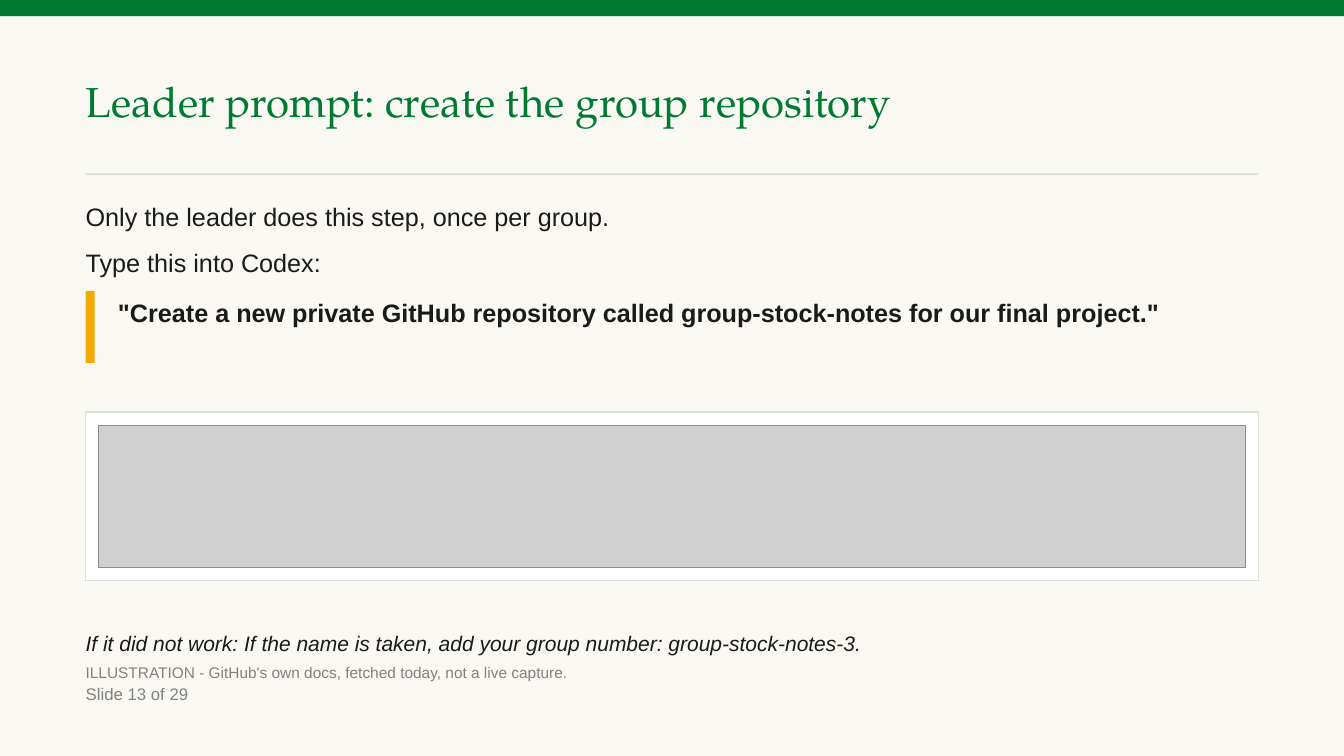
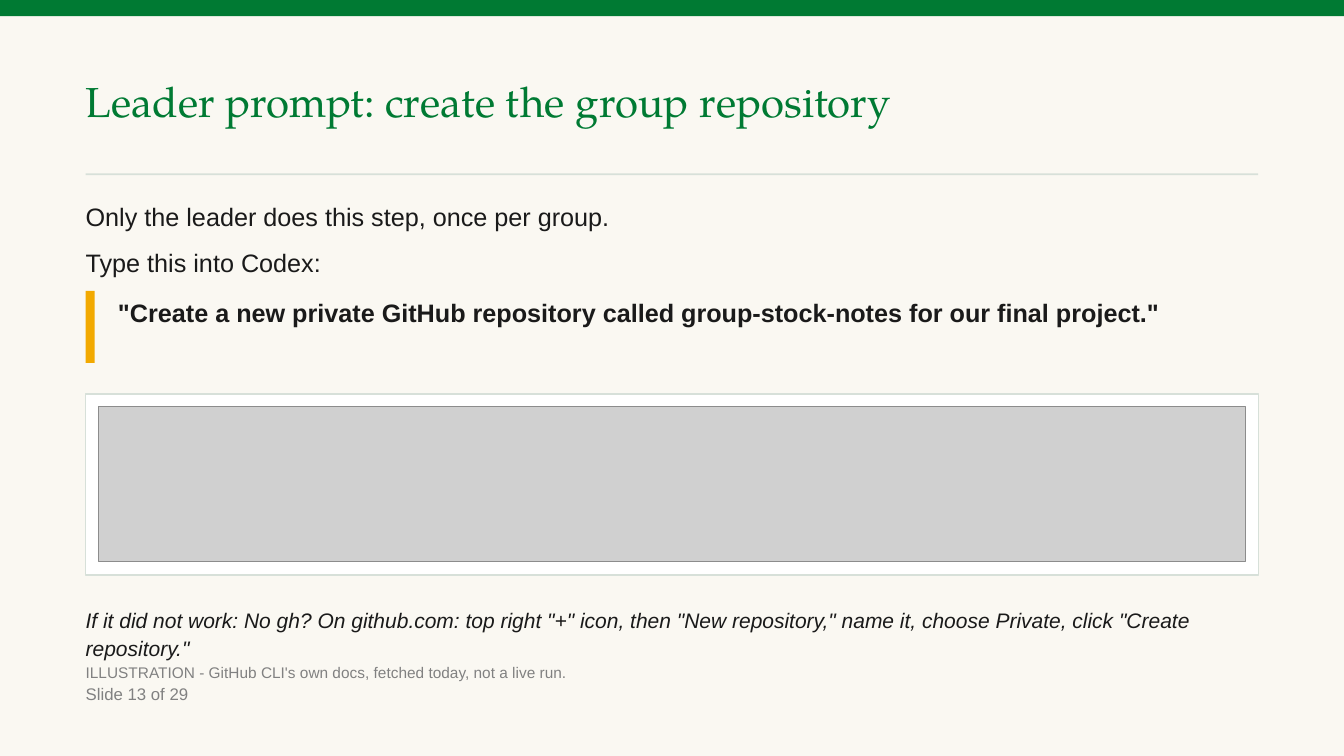
Before and after one commit to benjiesotelo-sudo/Telos_FIN1209, a slide deck: slide 14 of special-lecture/FIN1209-Special-Lecture-AI-Tools-Student-Edition.pptx. Drawn at 1344x756 pixels with LibreOffice and Linux fonts; fonts in the diff are those of the drawing; grey boxes stand for pictures. Boxes give left, top, right and bottom in pixels: in the first picture for what was removed or moved away, otherwise in the second. Text is boxed around its words. In the diff, an @@ line names an element or a change of style, - is before the commit and + after.

```diff
--- a/special-lecture/FIN1209-Special-Lecture-AI-Tools-Student-Edition.pptx
+++ b/special-lecture/FIN1209-Special-Lecture-AI-Tools-Student-Edition.pptx
@@ rectangle resized from (x1=86, y1=412, x2=1258, y2=581) to (x1=86, y1=394, x2=1258, y2=576) @@
@@ picture resized from (x1=99, y1=425, x2=1245, y2=568) to (x1=99, y1=407, x2=1245, y2=563) @@
@@ text at (x1=86, y1=612, x2=1189, y2=660): text changed @@
-If it did not work: If the name is taken, add your group number: group-stock-notes-3.
+If it did not work: No gh? On github.com: top right "+" icon, then "New repository," name it, choose Private, click "Create repository."
@@ text at (x1=86, y1=667, x2=567, y2=681): text changed @@
-ILLUSTRATION - GitHub's own docs, fetched today, not a live capture.
+ILLUSTRATION - GitHub CLI's own docs, fetched today, not a live run.
```
Also in this commit, not shown: 12 other slides changed, 3 other files.
